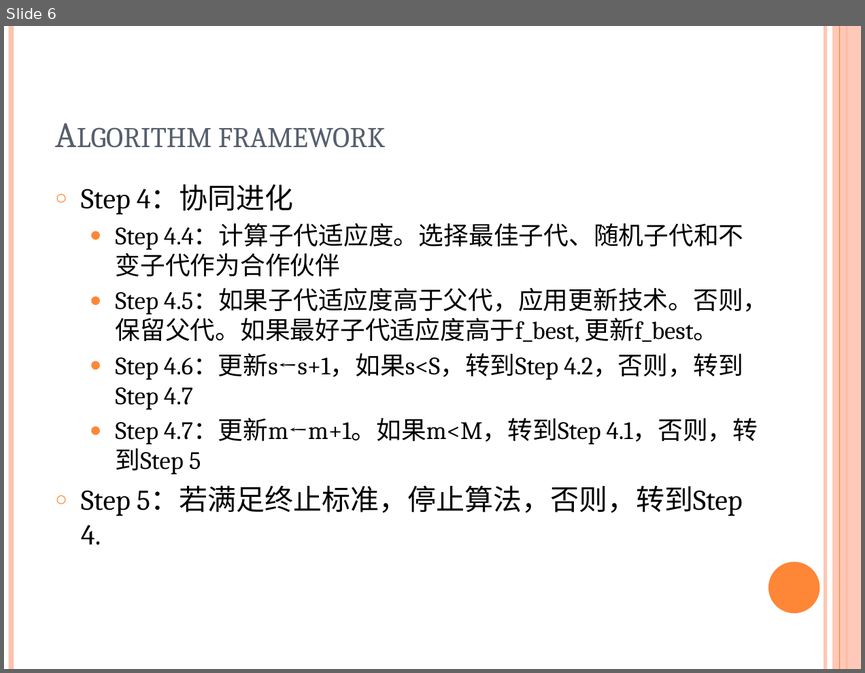
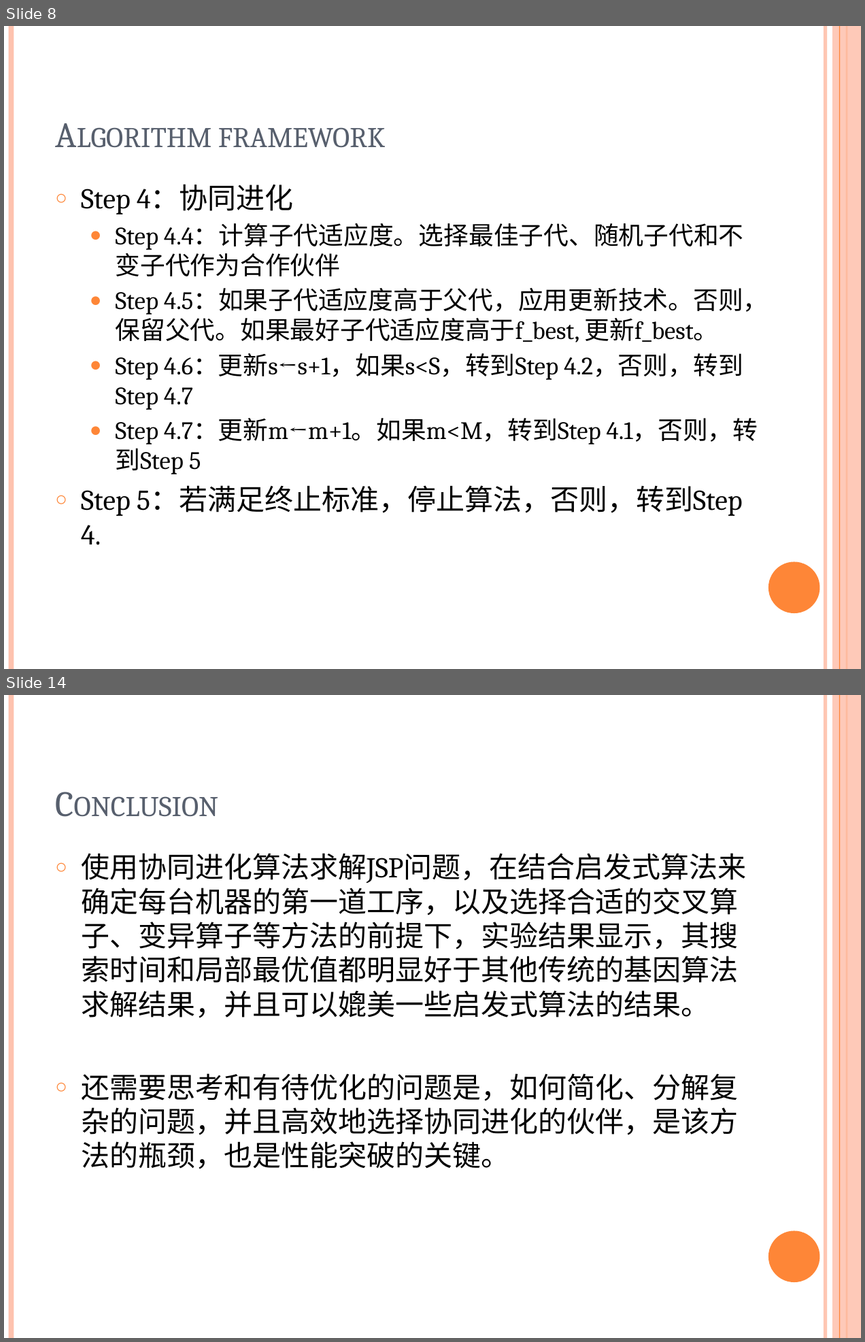
Before and after one commit to likaihz/EAS, a slide deck: JiaChenghao/合作协同进化算法解决作业调度问题.pptx. Shown one above the other, each under a label of ours: slide 6 before the commit, slides 8 and 14 after it; the slides between them are not shown. The pictures are 865x673 and 865x1342 pixels, drawn with LibreOffice and Linux fonts; fonts in the diff are those of the drawing. Boxes give left, top, right and bottom in pixels: in the first picture for what was removed or moved away, otherwise in the second. Text is boxed around its words. In the diff, an @@ line names an element or a change of style, - is before the commit and + after.

```diff
--- a/JiaChenghao/合作协同进化算法解决作业调度问题.pptx
+++ b/JiaChenghao/合作协同进化算法解决作业调度问题.pptx
@@ slide 14 added at bbox=[4, 695, 861, 1338], background #FFFFFF; not listed: 6 template elements that a slide beside it also shows @@
@@ title added at bbox=[47, 721, 747, 828], 30 pt, text #575F6D, small capitals @@
+Conclusion
@@ text added at bbox=[81, 853, 746, 1169], 24 pt, text #000000 @@
+○ 使用协同进化算法求解JSP问题，在结合启发式算法来确定每台机器的第一道工序，以及选择合适的交叉算子、变异算子等方法的前提下，实验结果显示，其搜索时间和局部最优值都明显好于其他传统的基因算法求解结果，并且可以媲美一些启发式算法的结果。
+○ 还需要思考和有待优化的问题是，如何简化、分解复杂的问题，并且高效地选择协同进化的伙伴，是该方法的瓶颈，也是性能突破的关键。
@@ what was slide 6 is now slide 8 @@
```
Also in this commit, not shown: 7 other slides added, 1 other file.
